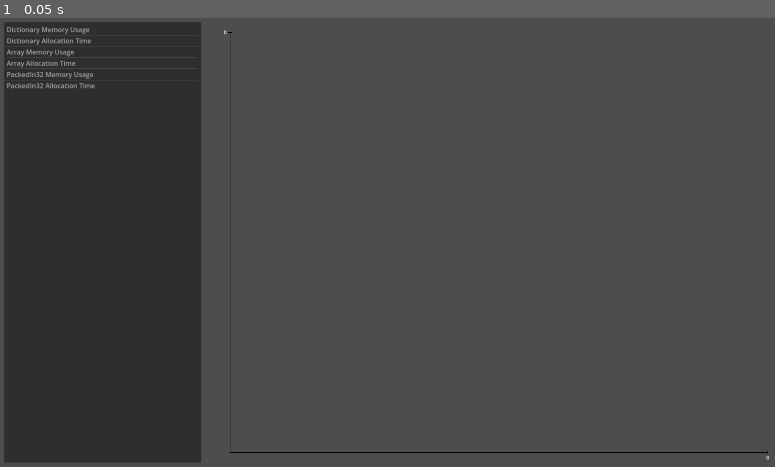
Above: before the commit, frame 1.
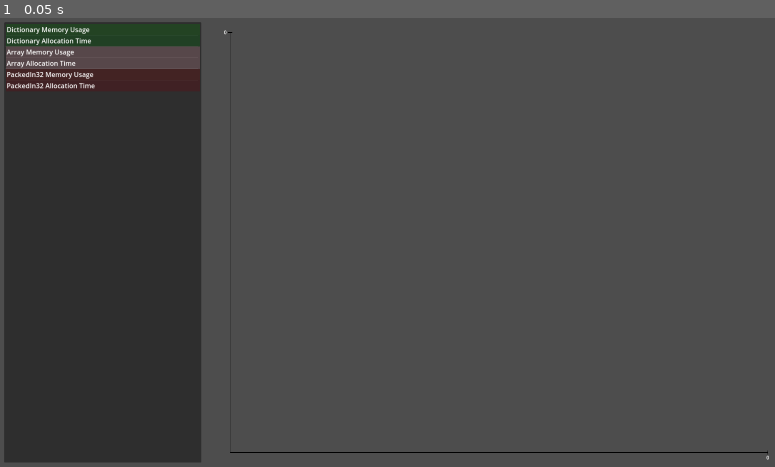
Above: after the commit, the same moment.

Repository: Viele/godot_benchmark
Game: Godot game, scene res://startup.tscn
Same seed, same stepped clock (60 frames per second), same inputs: the game is played once before the commit and once after it.
Inputs:
- Up to frame 1 (0.05 s): no input

The runs differ from the first frame. In frame 1, 1.6% of the frame differs, in the area x 0-26%, y 2-16%.

Commit message:
fix labels not showing

Diff:
--- a/gui/benchmark_result_list.gd
+++ b/gui/benchmark_result_list.gd
@@ -18,4 +18,6 @@
     _results = results
     clear()
     for result in results:
-        add_item(result.name)
+        var index = add_item(result.name)
+        set_item_custom_bg_color(index, result.color * 0.5)
+        set_item_custom_fg_color(index, Color.WHITE)
--- a/gui/result_graph.gd
+++ b/gui/result_graph.gd
@@ -75,7 +75,7 @@
 			var b_fitted = graph_start + Vector2(b.x, -b.y)
 			draw_line(a_fitted, b_fitted, result.color, 1, true)
 
-		var label_pos: Vector2 = (result.data[-1] / scaled_range.size) * graph_size
+		var label_pos: Vector2 = (_scale_point(result.data[-1]) / scaled_range.size) * graph_size
 		var label_pos_fitted = graph_start + Vector2(label_pos.x, -label_pos.y)
 		text_size = _font.get_string_size(result.name, HORIZONTAL_ALIGNMENT_LEFT, -1, LABEL_SIZE)
 		_draw_text(label_pos_fitted - Vector2(text_size.x, 0), result.name)
